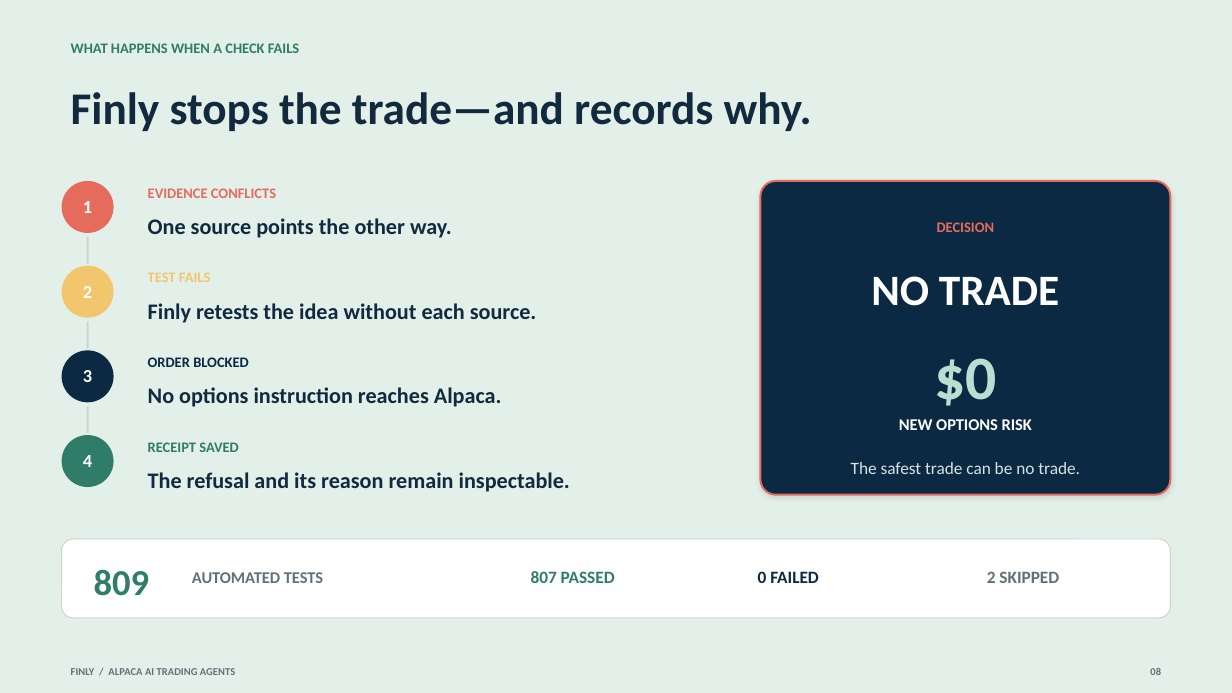
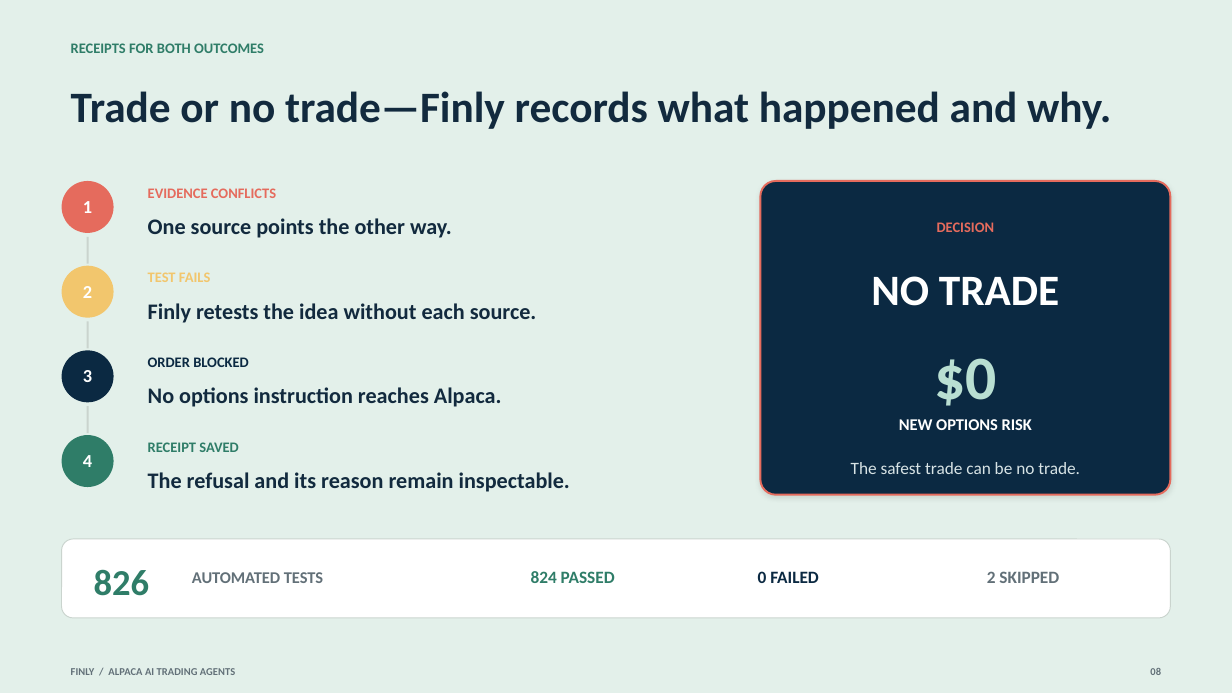
Before and after one commit to owlsowo/finly-bot, a slide deck: slide 8 of public/judge/Finly_Consulting_Deck.pptx. Drawn at 1232x693 pixels with LibreOffice and Linux fonts; fonts in the diff are those of the drawing. Boxes give left, top, right and bottom in pixels: in the first picture for what was removed or moved away, otherwise in the second. Text is boxed around its words. In the diff, an @@ line names an element or a change of style, - is before the commit and + after.

```diff
--- a/public/judge/Finly_Consulting_Deck.pptx
+++ b/public/judge/Finly_Consulting_Deck.pptx
@@ text at [71, 43, 264, 53]: text changed @@
-WHAT HAPPENS WHEN A CHECK FAILS
+RECEIPTS FOR BOTH OUTCOMES
@@ text at [71, 91, 1111, 129]: text changed; size 35.2 to 33.8 pt @@
-Finly stops the trade—and records why.
+Trade or no trade—Finly records what happened and why.
@@ text at [94, 569, 149, 596]: text changed @@
-809
+826
@@ text at [531, 571, 615, 583]: text changed @@
-807 PASSED
+824 PASSED
```
Also in this commit, not shown: 4 other slides changed, 1 slide added, 1 slide removed, 29 other files.
